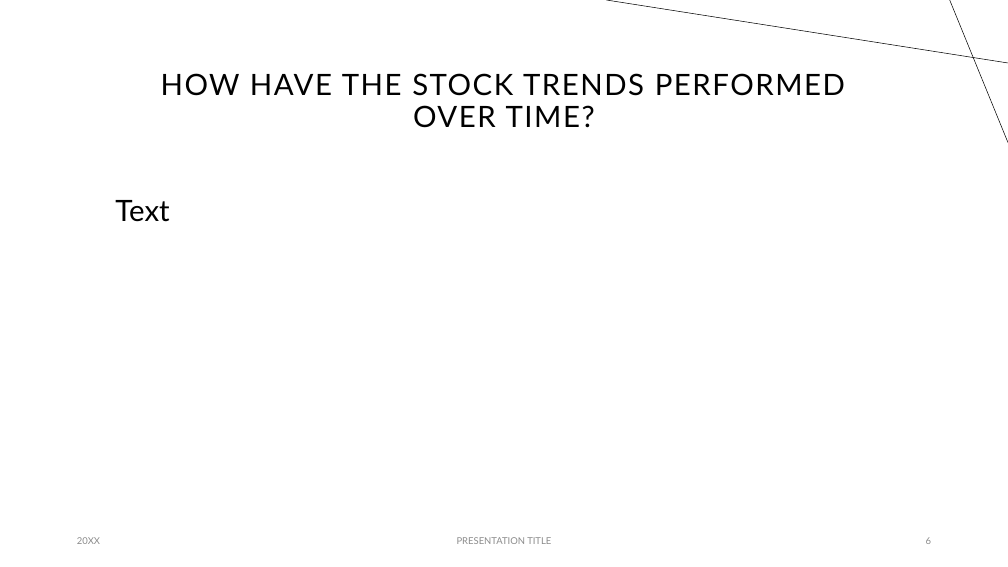
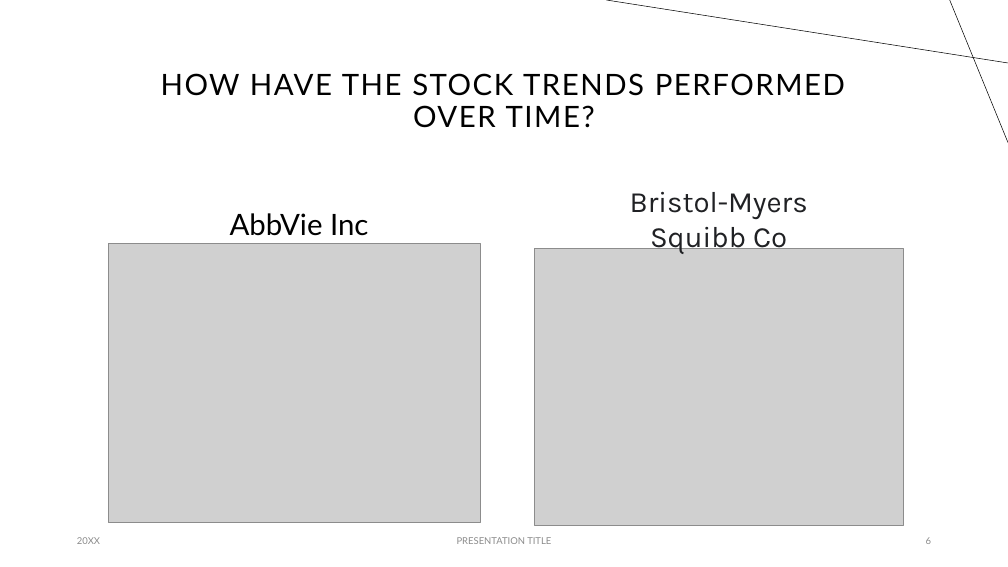
Before and after one commit to proctorsjackson/group_3_project_1, a slide deck: slide 6 of Powerpoint.pptx. Drawn at 1008x567 pixels with LibreOffice and Linux fonts; fonts in the diff are those of the drawing; grey boxes stand for pictures. Boxes give left, top, right and bottom in pixels: in the first picture for what was removed or moved away, otherwise in the second. Text is boxed around its words. In the diff, an @@ line names an element or a change of style, - is before the commit and + after.

Commit message:
updated powerpoint, added images folder.

```diff
--- a/Powerpoint.pptx
+++ b/Powerpoint.pptx
@@ text removed at (115,200,169,222) @@
-Text
@@ text added at (630,192,808,254), 28 pt, text #202124 @@
+Bristol-Myers Squibb Co
@@ text added at (230,213,368,236), 28 pt, text #000000 @@
+AbbVie Inc
@@ picture added at (108,244,480,523) @@
@@ picture added at (534,249,903,526) @@
```
Also in this commit, not shown: 5 other slides changed, 1 slide added, 1 slide removed, 6 other files.
